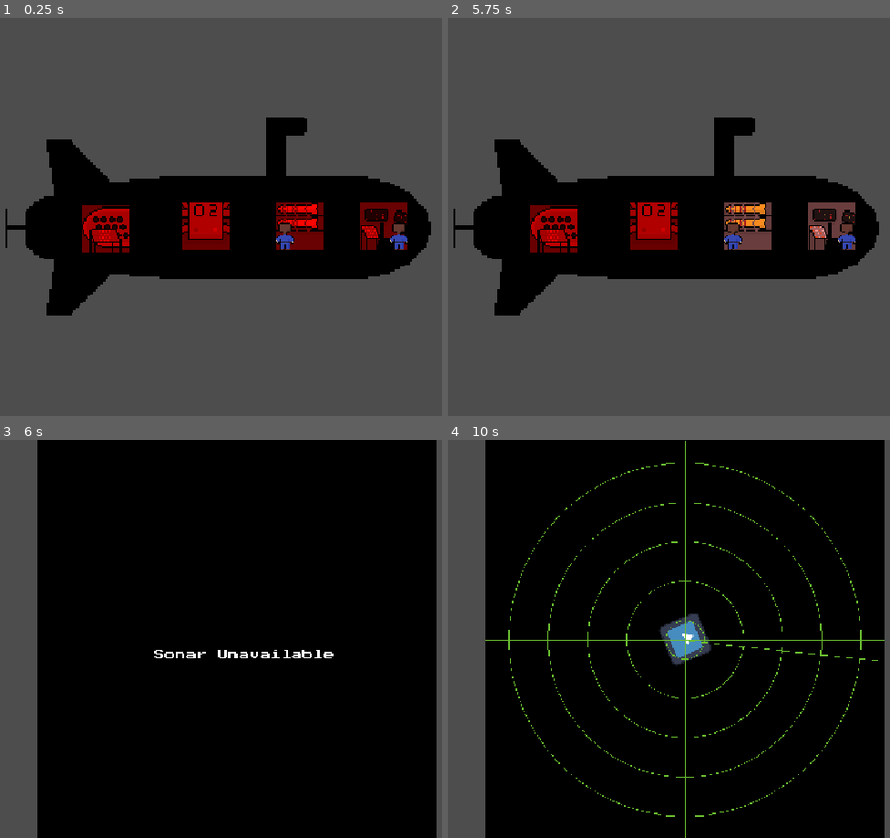
Above: before the commit, frames 1-4 (two rows, left to right).
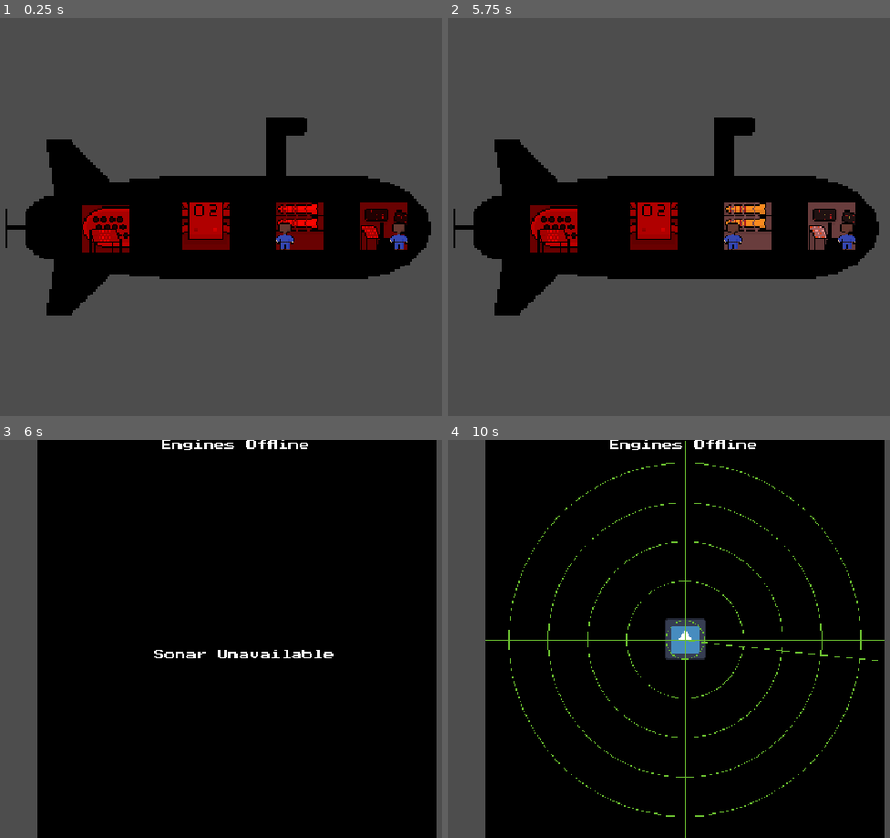
Above: after the commit, the same moments.

Repository: AJISGit/Ludum-Dare-60-Game
Game: Godot game, scene res://scenes/main_scene.tscn
Two runs of this game, one before a commit and one after it. Both use one fixed random seed, a clock stepped at 60 frames per second and the inputs below. The engine's default icon, where the game draws it, is replaced by a stand-in: a white triangle on a blue panel in a dark square. Sound files missing from this copy of the repository are replaced by a short silence.
Inputs (mouse positions are in pixels of both pictures, inside the frame that each line leads up to):
- Up to frame 1 (0.25 s): no input
- Up to frame 2 (5.75 s): tap Enter at 0.5, 2, 3.5 s; move the mouse to (554, 228) at 0.52 s; press the mouse at (554, 228) at 0.53 s; hold D (phys_sub_right) 0.53-1.28 s; tap Space (switch_view) at 1.25, 1.35, 2.75, 2.85, 4.25, 4.35 s; move the mouse to (748, 228) at 1.27 s; release the mouse at (748, 228) at 1.28 s; hold S (phys_sub_down) 1.28-2.03 s; move the mouse to (651, 228) at 2.02 s; press the mouse at (651, 228) at 2.03 s; hold D (phys_sub_right) 2.03-2.78 s; move the mouse to (832, 228) at 2.77 s; release the mouse at (832, 228) at 2.78 s; hold W (phys_sub_up) 2.78-3.53 s; move the mouse to (730, 236) at 3.52 s; press the mouse at (730, 236) at 3.53 s; hold A (phys_sub_left) 3.53-5.03 s; move the mouse to (845, 236) at 4.27 s; release the mouse at (845, 236) at 4.28 s; move the mouse to (722, 217) at 5.02 s; press the mouse at (722, 217) at 5.03 s; hold S (phys_sub_down) from 5.03 s (still down)
- Up to frame 3 (6 s): move the mouse to (128, 539) at 5.77 s; release S (phys_sub_down) at 5.78 s; release the mouse at (128, 539) at 5.78 s; hold D (phys_sub_right) from 5.78 s (still down); tap Space (switch_view) at 5.85 s
- Up to frame 4 (10 s): move the mouse to (845, 619) at 6.52 s; release D (phys_sub_right) at 6.53 s; press the mouse at (845, 619) at 6.53 s; hold W (phys_sub_up) 6.53-7.28 s; move the mouse to (540, 658) at 7.27 s; release the mouse at (540, 658) at 7.28 s; hold D (phys_sub_right) 7.28-8.03 s; tap Space (switch_view) at 7.35, 8.85 s; move the mouse to (757, 551) at 8.02 s; press the mouse at (757, 551) at 8.03 s; hold S (phys_sub_down) 8.03-8.78 s; move the mouse to (646, 718) at 8.77 s; release the mouse at (646, 718) at 8.78 s; hold A (phys_sub_left) 8.78-9.53 s; move the mouse to (outside the picture) at 9.52 s; press the mouse at (outside the picture) at 9.53 s; hold W (phys_sub_up) from 9.53 s (still down)

Frames 1-2 are identical in both runs. In frame 3, 0.3% of the frame differs, in the area x 36-70%, y 0-3%; in frame 4, 0.8%, in the area x 36-70%, y 0-57%.

Commit message:
Make it so you can't move when the engines are dead

Diff:
--- a/scenes/game_world.tscn
+++ b/scenes/game_world.tscn
@@ -50,3 +50,10 @@
 offset_bottom = 339.0
 text = "Sonar Unavailable"
 label_settings = SubResource("LabelSettings_wbbl4")
+
+[node name="MoveError" type="Label" parent="CanvasLayer" unique_id=941841748]
+offset_left = 186.0
+offset_right = 410.0
+offset_bottom = 23.0
+text = "Engines Offline"
+label_settings = SubResource("LabelSettings_wbbl4")
--- a/scripts/physicalsub.gd
+++ b/scripts/physicalsub.gd
@@ -24,6 +24,23 @@
 	print("Hey")
 
 func _physics_process(delta: float) -> void:
+	var engine_sys = get_parent().get_parent().get_parent().get_node("SubmarineData").engines_system
+	var control_sys = get_parent().get_parent().get_parent().get_node("SubmarineData").control_system
+	if (engine_sys.value < engine_sys.max_value):
+		velocity = Vector2(0.0, 0.0)
+
+		if (control_sys.value >= control_sys.value):
+			$"../CanvasLayer/MoveError".visible = true
+		else:
+			$"../CanvasLayer/MoveError".visible = false
+
+	else:
+		$"../CanvasLayer/MoveError".visible = false
+
+	if (engine_sys.value < engine_sys.max_value):
+		return
+
+
 	velocity = last_velocity
 	$OrbitPoints.rotation += PI * 0.1 * delta
 
